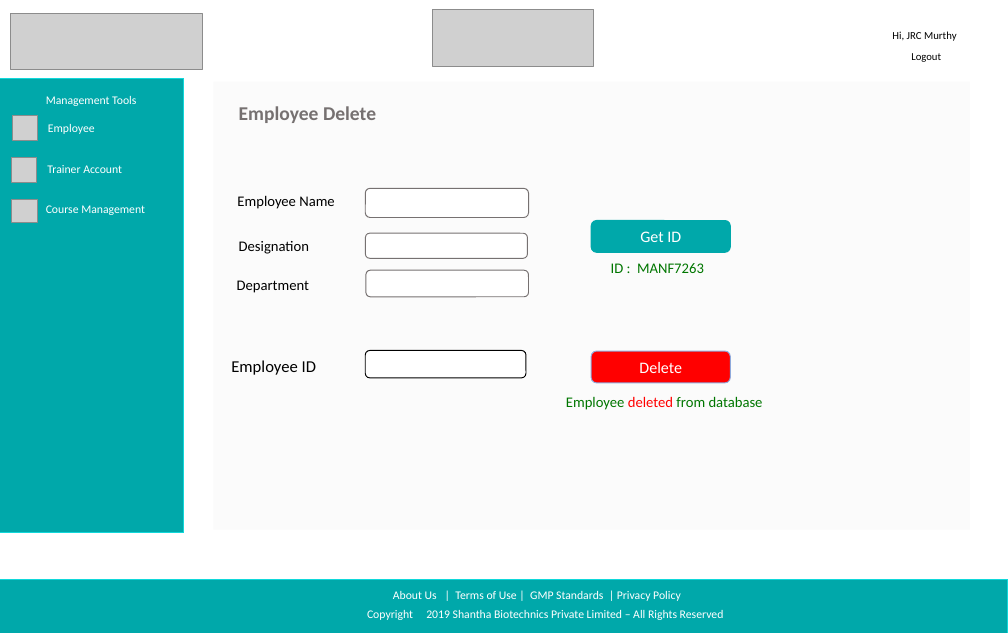
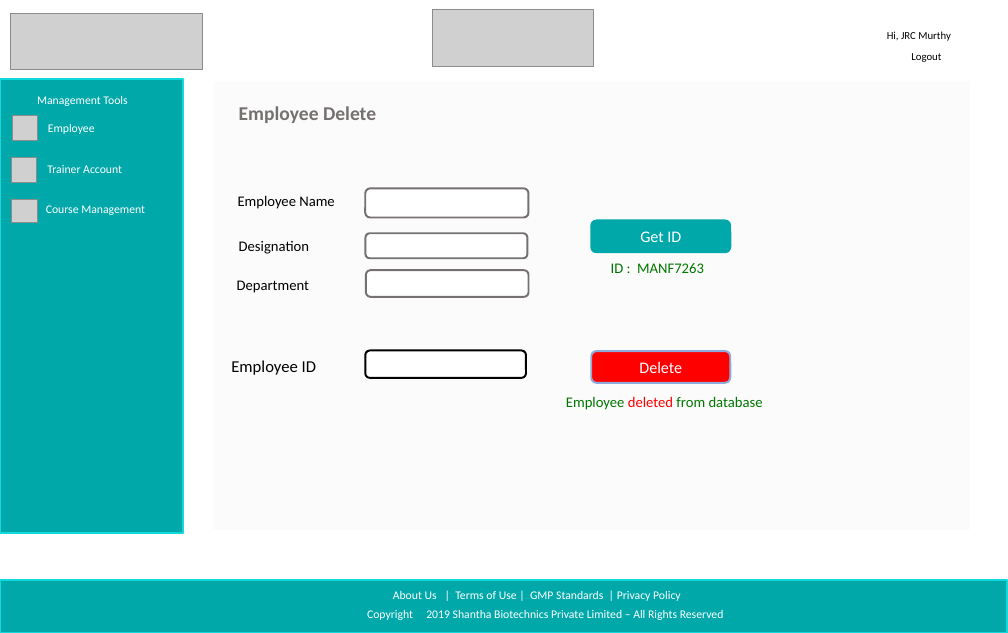
Before and after one commit to sarthakbhutani/Shantha_sih2019, a slide deck: slide 14 of Documentation/Screen Designs/Shanta Sanofi Screen Designs.pptx (slide 15 before the commit). Drawn at 1008x633 pixels with LibreOffice and Linux fonts; fonts in the diff are those of the drawing; grey boxes stand for pictures; background and template pictures are left out. Boxes give left, top, right and bottom in pixels: in the first picture for what was removed or moved away, otherwise in the second. Text is boxed around its words. In the diff, an @@ line names an element or a change of style, - is before the commit and + after.

```diff
--- a/Documentation/Screen Designs/Shanta Sanofi Screen Designs.pptx
+++ b/Documentation/Screen Designs/Shanta Sanofi Screen Designs.pptx
@@ text "Hi, JRC Murthy": place and size @@
-text "Hi, JRC Murthy" at bbox=[892, 31, 957, 41]
+text "Hi, JRC Murthy" at bbox=[887, 31, 951, 41]
@@ rectangle at bbox=[0, 79, 184, 532]: outline #11D8DA 1 pt to #11D8DA 2 pt @@
@@ text "Management Tools": place and size @@
-text "Management Tools" at bbox=[46, 96, 136, 106]
+text "Management Tools" at bbox=[37, 96, 127, 106]
@@ outline #767171 1 pt to #767171 2 pt; proportions changed in 3 elements at bbox=[365, 189, 528, 217], bbox=[366, 234, 528, 259], bbox=[366, 270, 528, 297] @@
@@ rounded rectangle at bbox=[365, 350, 525, 378]: outline #000000 1 pt to #000000 2 pt; proportions changed @@
@@ rounded rectangle "Delete" at bbox=[592, 351, 731, 383]: outline #8FAADC 1 pt to #8FAADC 2 pt; proportions changed @@
@@ rectangle at bbox=[0, 580, 1007, 633]: outline #11D8DA 1 pt to #11D8DA 2 pt @@
```
Also in this commit, not shown: 15 other slides changed, 1 slide removed, 3 other files.
